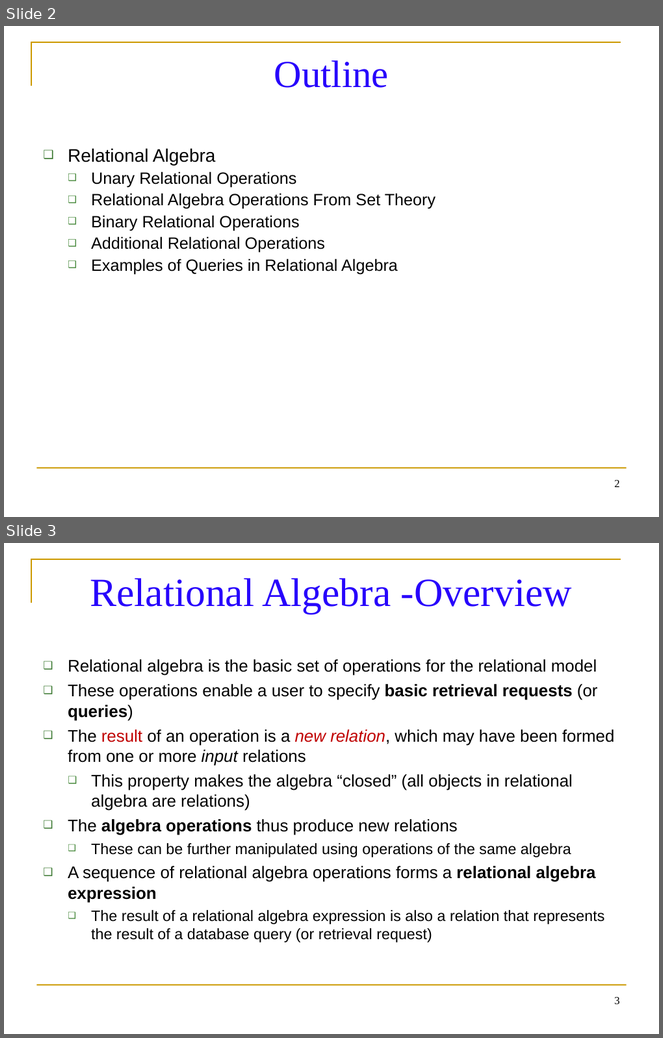
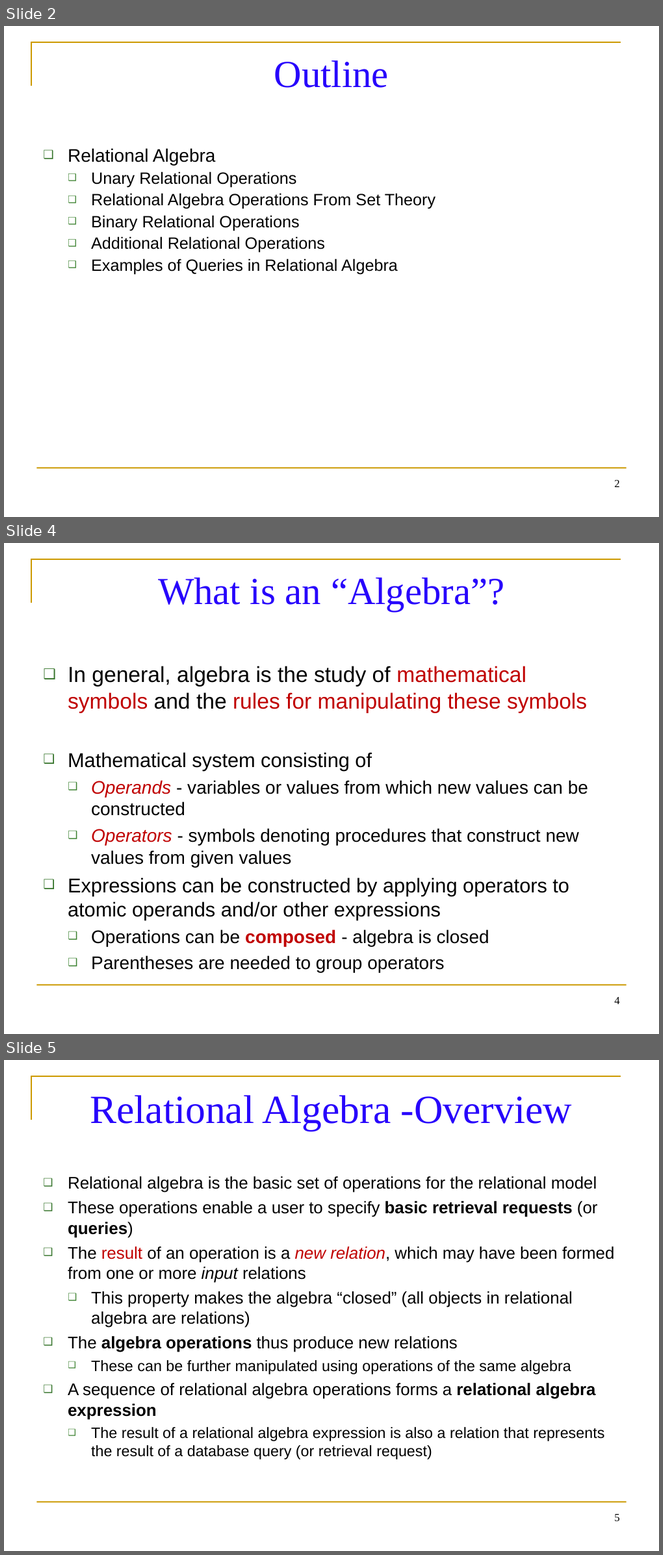
Before and after one commit to balachander712/Lab-Main, a slide deck: Sem3/Materials/Database Management System/Relational Algebra Operations.ppt. Shown one above the other, each under a label of ours: slides 2 and 3 before the commit, slides 2, 4 and 5 after it; the slides between them are not shown. The pictures are 663x1038 and 663x1555 pixels, drawn with LibreOffice and Linux fonts; fonts in the diff are those of the drawing. Boxes give left, top, right and bottom in pixels: in the first picture for what was removed or moved away, otherwise in the second. Text is boxed around its words. In the diff, an @@ line names an element or a change of style, - is before the commit and + after.

```diff
--- a/Sem3/Materials/Database Management System/Relational Algebra Operations.ppt
+++ b/Sem3/Materials/Database Management System/Relational Algebra Operations.ppt
@@ slide 4 added at (4, 543, 659, 1034), background #FFFFFF; not listed: 2 template elements that a slide beside it also shows @@
@@ title added at (158, 577, 504, 611), 42 pt, text #2704FC @@
+What is an “Algebra”?
@@ text added at (68, 666, 588, 973), 20 pt, text #000000 @@
+❑ In general, algebra is the study of mathematical symbols and the rules for manipulating these symbols
+❑ Mathematical system consisting of
+  ❑ Operands - variables or values from which new values can be constructed
+  ❑ Operators - symbols denoting procedures that construct new values from given values
+❑ Expressions can be constructed by applying operators to atomic operands and/or other expressions
+  ❑ Operations can be composed - algebra is closed
+  ❑ Parentheses are needed to group operators
@@ page number added at (614, 997, 620, 1005), 12 pt, text #000000 @@
+4
@@ what was slide 3 is now slide 5 @@
@@ page number at (614, 1514, 620, 1522): text changed @@
-3
+5
```
Also in this commit, not shown: 10 slides changed, 35 other slides added, 24 other files.
